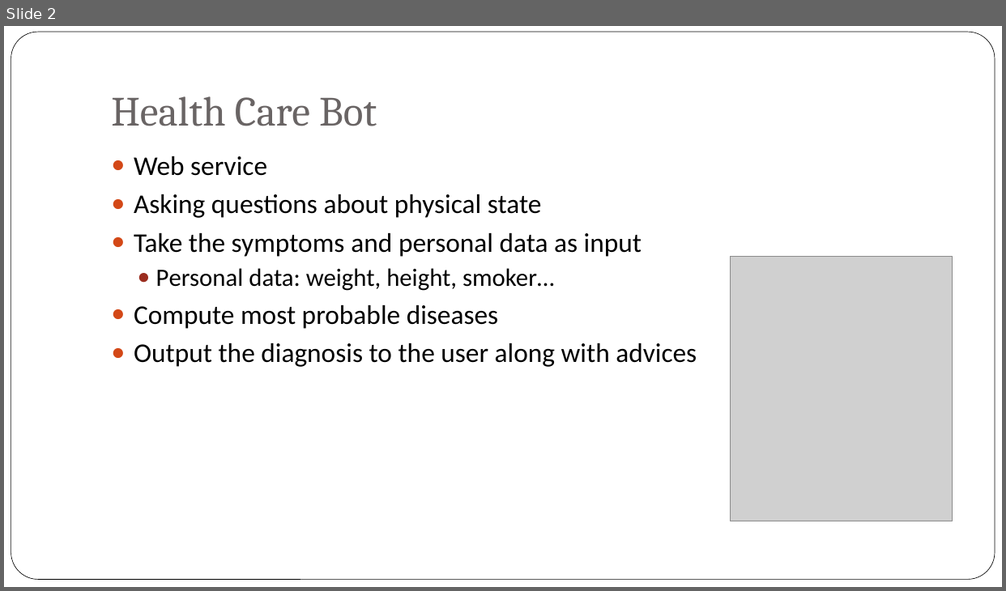
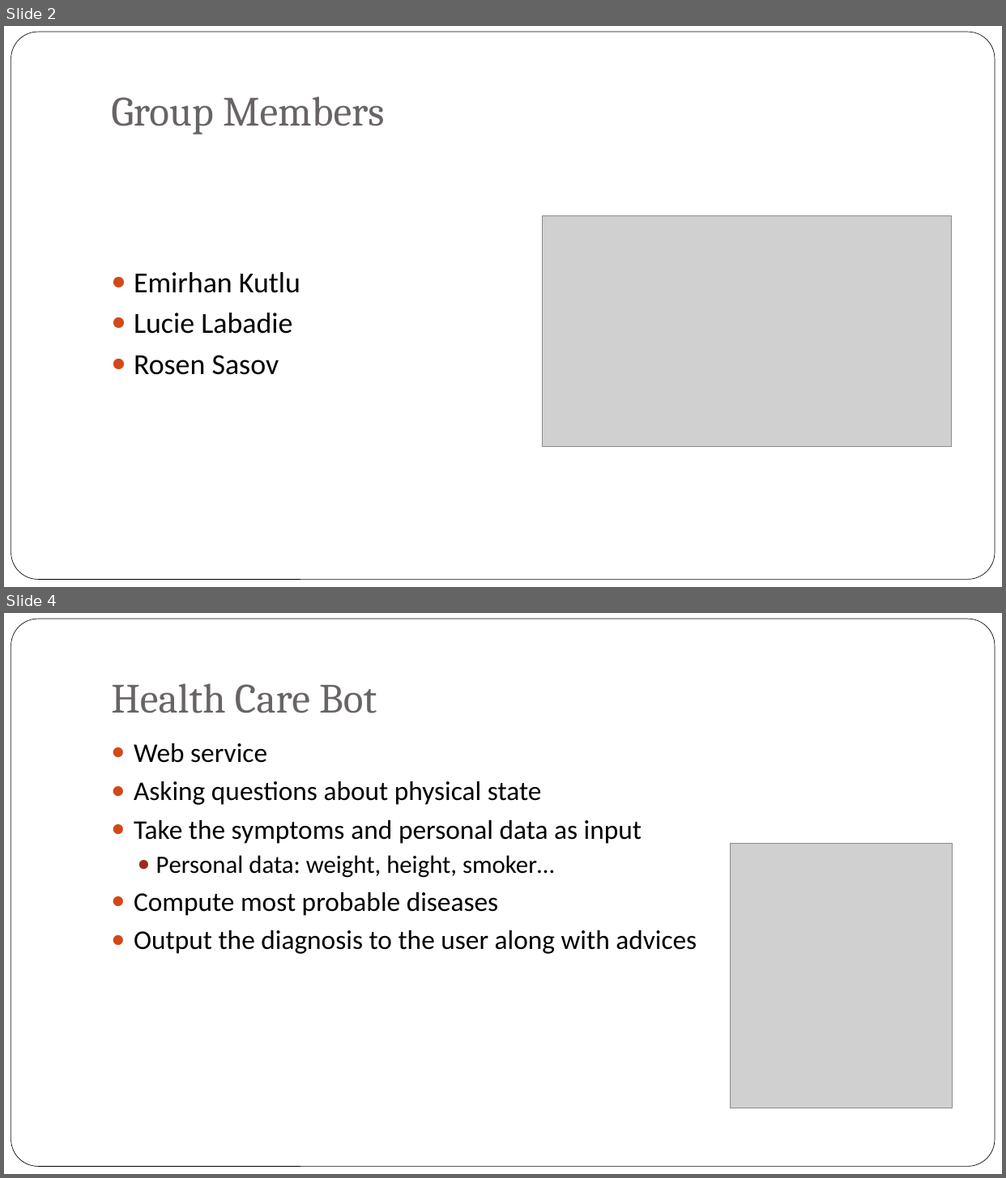
Before and after one commit to rsasov/DecisionSupportSystems, a slide deck: Health_Care_Bot.pptx. Shown one above the other, each under a label of ours: slide 2 before the commit, slides 2 and 4 after it; the slides between them are not shown. The pictures are 1006x591 and 1006x1178 pixels, drawn with LibreOffice and Linux fonts; fonts in the diff are those of the drawing; grey boxes stand for pictures; background and template pictures are left out. Boxes give left, top, right and bottom in pixels: in the first picture for what was removed or moved away, otherwise in the second. Text is boxed around its words. In the diff, an @@ line names an element or a change of style, - is before the commit and + after.

```diff
--- a/Health_Care_Bot.pptx
+++ b/Health_Care_Bot.pptx
@@ slide 2 added at box(4, 26, 1002, 587), background picture (left out); not listed: 1 template element that a slide beside it also shows @@
@@ title added at box(111, 96, 385, 135), 40 pt, text #696464 @@
+Group Members
@@ picture added at box(543, 216, 952, 446) @@
@@ text added at box(134, 272, 300, 375), 28 pt, text #000000 @@
+● Emirhan Kutlu
+● Lucie Labadie
+● Rosen Sasov
@@ what was slide 2 is now slide 4 @@
```
Also in this commit, not shown: 3 slides changed, 4 other slides added, 1 slide removed.
